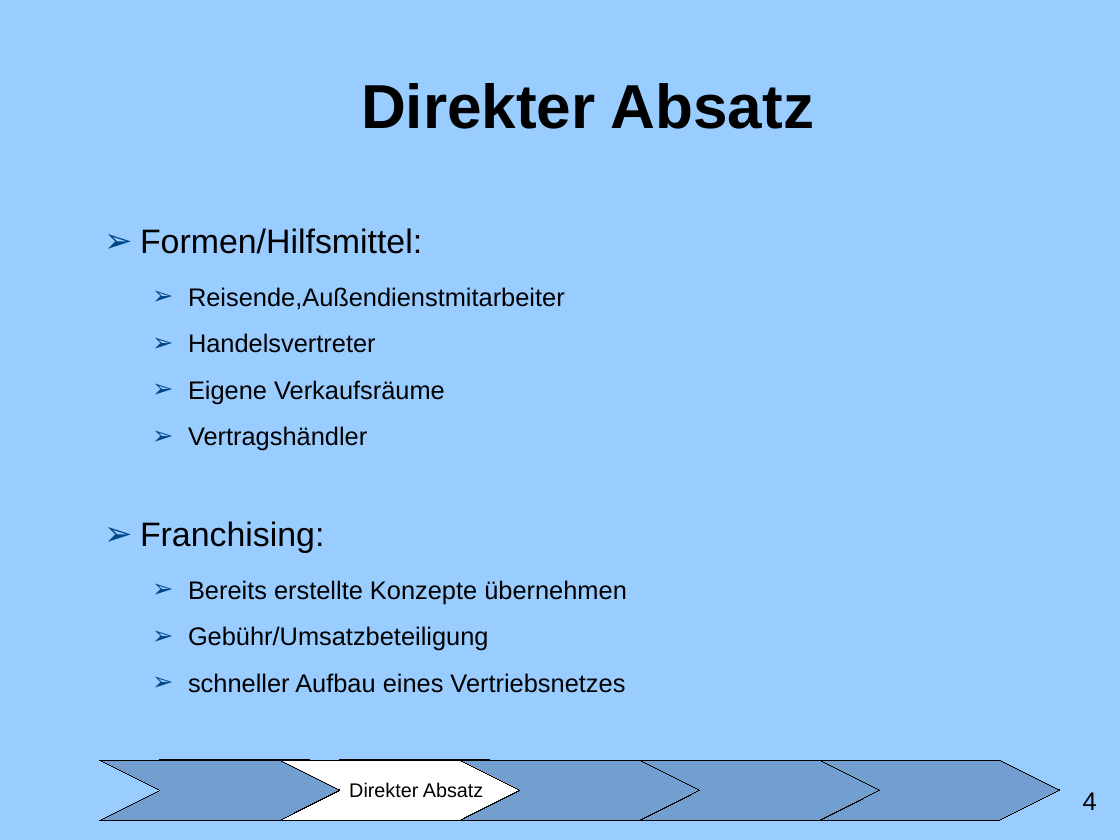
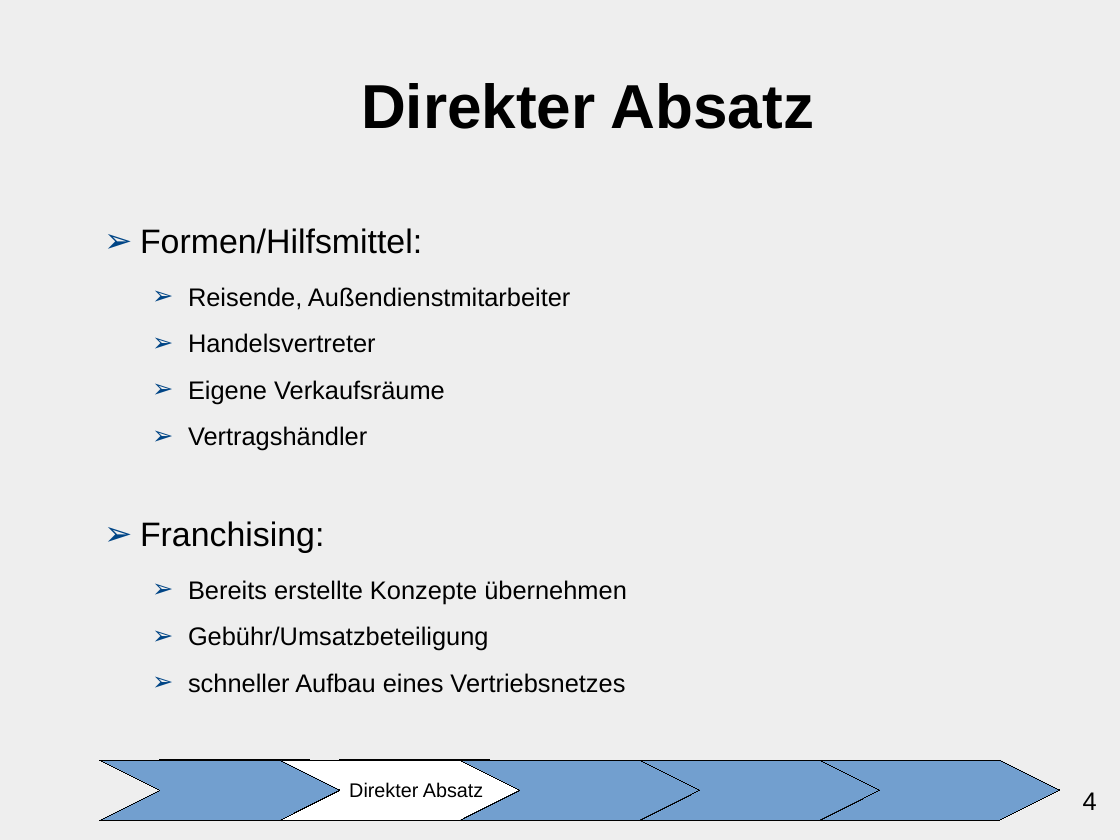
Before and after one commit to ChristianMarzianGithub/WGBlockWoche2Praesentation, a slide deck: slide 4 of TemplateHellGrauBlau.odp. Drawn at 1120x840 pixels with LibreOffice and Linux fonts; fonts in the diff are those of the drawing. Boxes give left, top, right and bottom in pixels: in the first picture for what was removed or moved away, otherwise in the second. Text is boxed around its words. In the diff, an @@ line names an element or a change of style, - is before the commit and + after.

```diff
--- a/TemplateHellGrauBlau.odp
+++ b/TemplateHellGrauBlau.odp
@@ background #99CCFF to #EEEEEE @@
@@ text at (188, 287, 570, 310): spaces changed @@
-  ➢ Reisende,Außendienstmitarbeiter
+  ➢ Reisende, Außendienstmitarbeiter
```
Also in this commit, not shown: 7 other slides changed.
